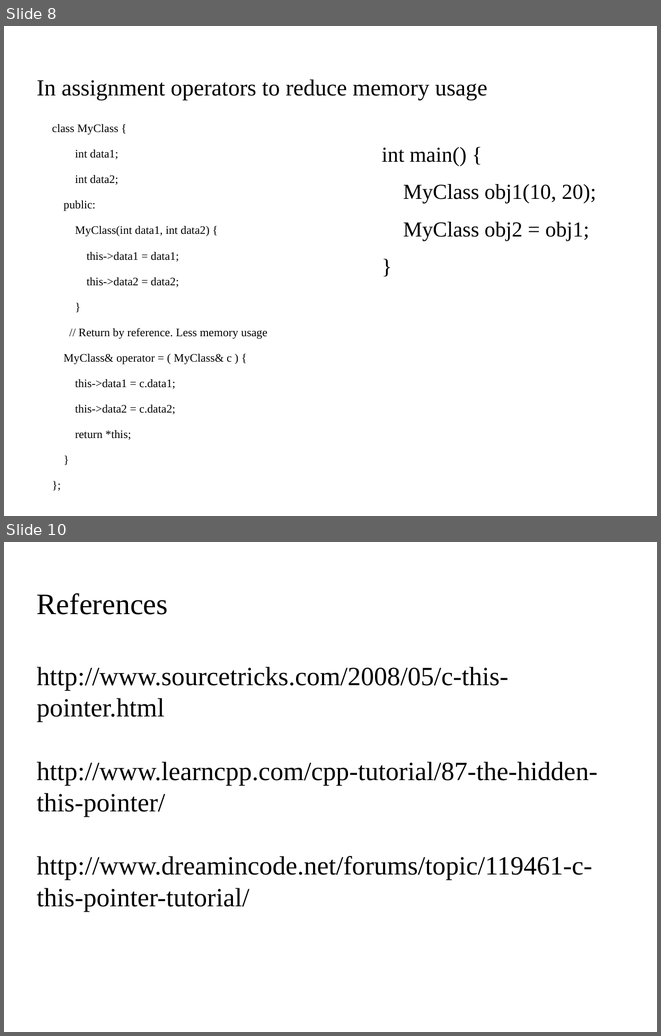
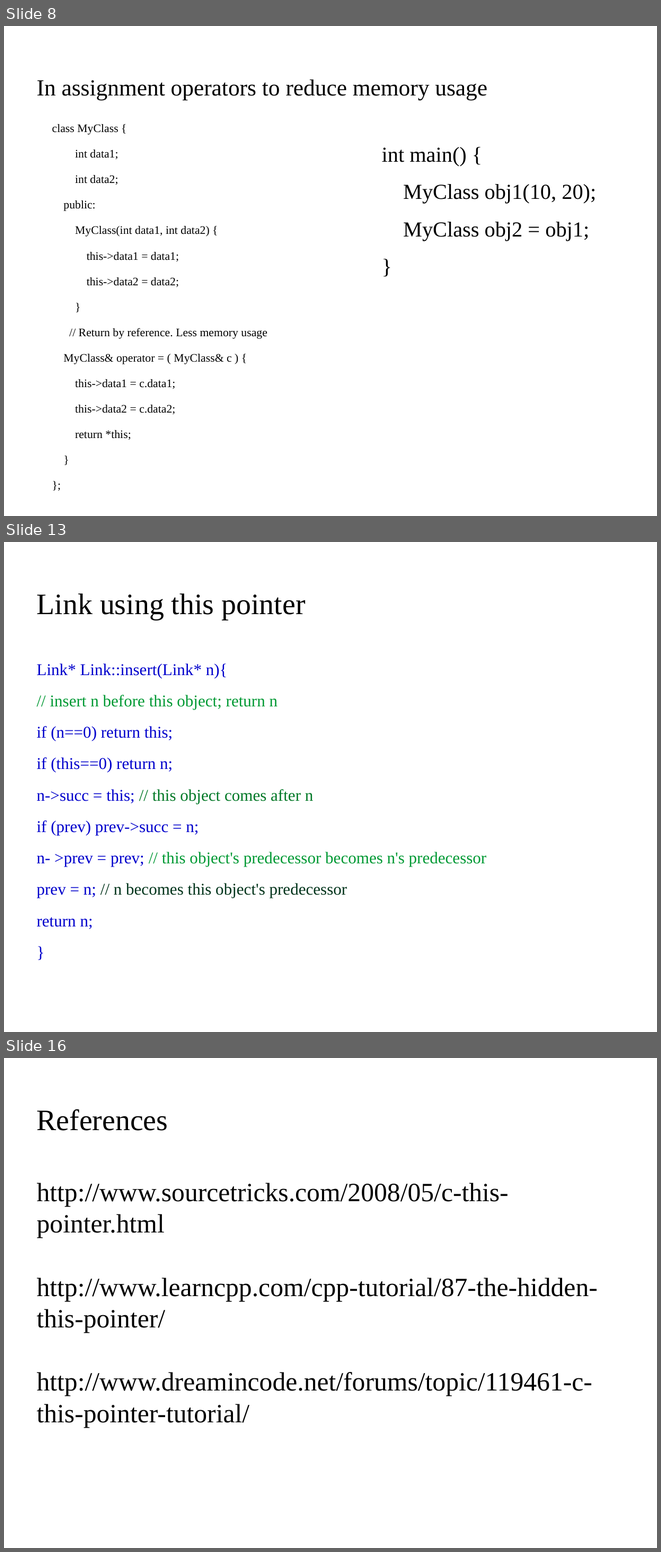
Before and after one commit to kks32/cpp-software-development, a slide deck: Ex8_Pointers_III/Ex8_Pointers-III.odp. Shown one above the other, each under a label of ours: slides 8 and 10 before the commit, slides 8, 13 and 16 after it; the slides between them are not shown. The pictures are 661x1036 and 661x1552 pixels, drawn with LibreOffice and Linux fonts; fonts in the diff are those of the drawing; background and template pictures are left out. Boxes give left, top, right and bottom in pixels: in the first picture for what was removed or moved away, otherwise in the second. Text is boxed around its words. In the diff, an @@ line names an element or a change of style, - is before the commit and + after.

```diff
--- a/Ex8_Pointers_III/Ex8_Pointers-III.odp
+++ b/Ex8_Pointers_III/Ex8_Pointers-III.odp
@@ slide 13 added at (x1=4, y1=542, x2=657, y2=1032), background picture (left out) @@
@@ title added at (x1=37, y1=593, x2=306, y2=620), 36 pt, text #000000 @@
+Link using this pointer
@@ text added at (x1=37, y1=663, x2=487, y2=929), 20 pt, text #0000CC @@
+Link* Link::insert(Link* n){
+// insert n before this object; return n
+if (n==0) return this;
+if (this==0) return n;
+n->succ = this; // this object comes after n
+if (prev) prev->succ = n;
+n- >prev = prev; // this object's predecessor becomes n's predecessor
+prev = n; // n becomes this object's predecessor
+return n;
+}
@@ what was slide 10 is now slide 16 @@
```
Also in this commit, not shown: 1 slide changed, 6 other slides added, 1 slide removed, 2 other files.
